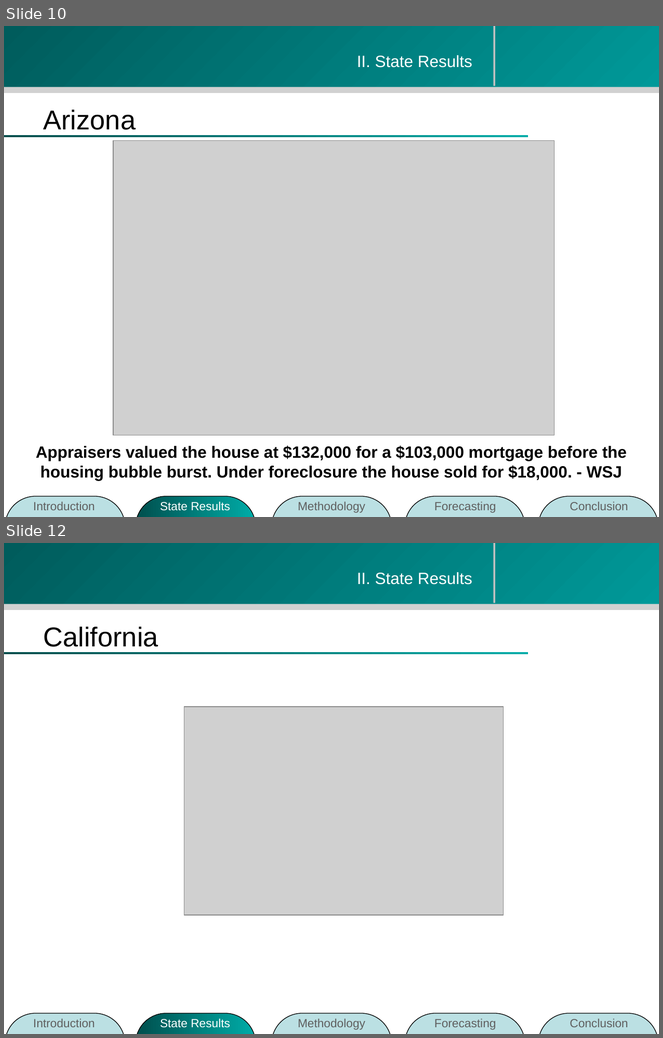
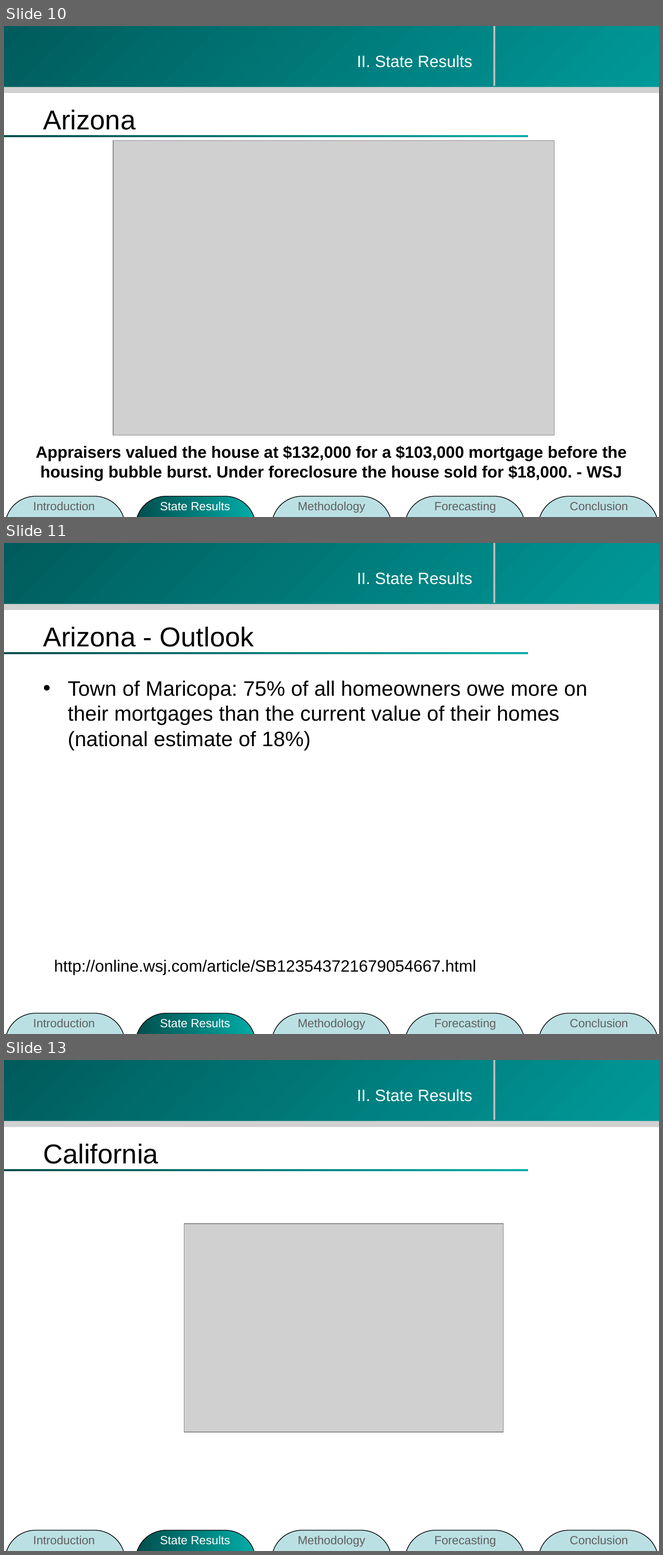
Before and after one commit to zhouzhenghui/svnrepository, a slide deck: SVNRepository/Presentation/M.Eng Final Presentation-take2.ppt. Shown one above the other, each under a label of ours: slides 10 and 12 before the commit, slides 10, 11 and 13 after it; the slides between them are not shown. The pictures are 663x1038 and 663x1555 pixels, drawn with LibreOffice and Linux fonts; fonts in the diff are those of the drawing; grey boxes stand for pictures; background and template pictures are left out. Boxes give left, top, right and bottom in pixels: in the first picture for what was removed or moved away, otherwise in the second. Text is boxed around its words. In the diff, an @@ line names an element or a change of style, - is before the commit and + after.

```diff
--- a/SVNRepository/Presentation/M.Eng Final Presentation-take2.ppt
+++ b/SVNRepository/Presentation/M.Eng Final Presentation-take2.ppt
@@ slide 11 added at bbox=[4, 543, 659, 1034], background #FFFFFF; not listed: 4 template elements that a slide beside it also shows @@
@@ text added at bbox=[357, 572, 473, 585], 18 pt, text #FFFFFF @@
+II. State Results
@@ title added at bbox=[43, 627, 254, 647], 30 pt, text #000000 @@
+Arizona - Outlook
@@ text added at bbox=[68, 681, 587, 750], 23 pt, text #000000 @@
+• Town of Maricopa: 75% of all homeowners owe more on their mortgages than the current value of their homes (national estimate of 18%)
@@ text added at bbox=[54, 960, 476, 975], 18 pt, text #000000 @@
+http://online.wsj.com/article/SB123543721679054667.html
@@ group added at bbox=[6, 1014, 659, 1034]: 5 rounded rectangles, 5 texts @@
+Introduction
+State Results
+Methodology
+Forecasting
+Conclusion
@@ what was slide 12 is now slide 13 @@
```
Also in this commit, not shown: 1 slide changed.
